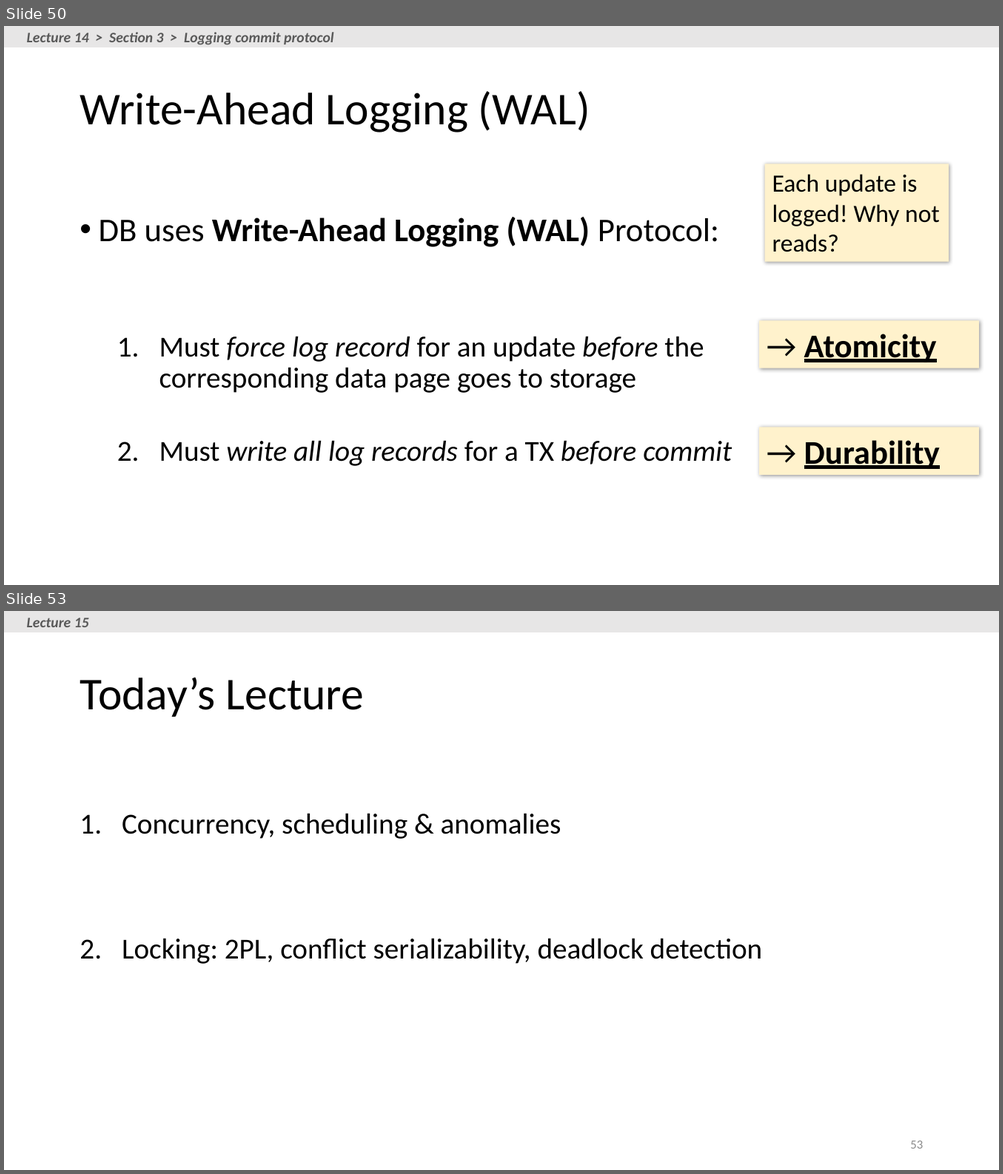
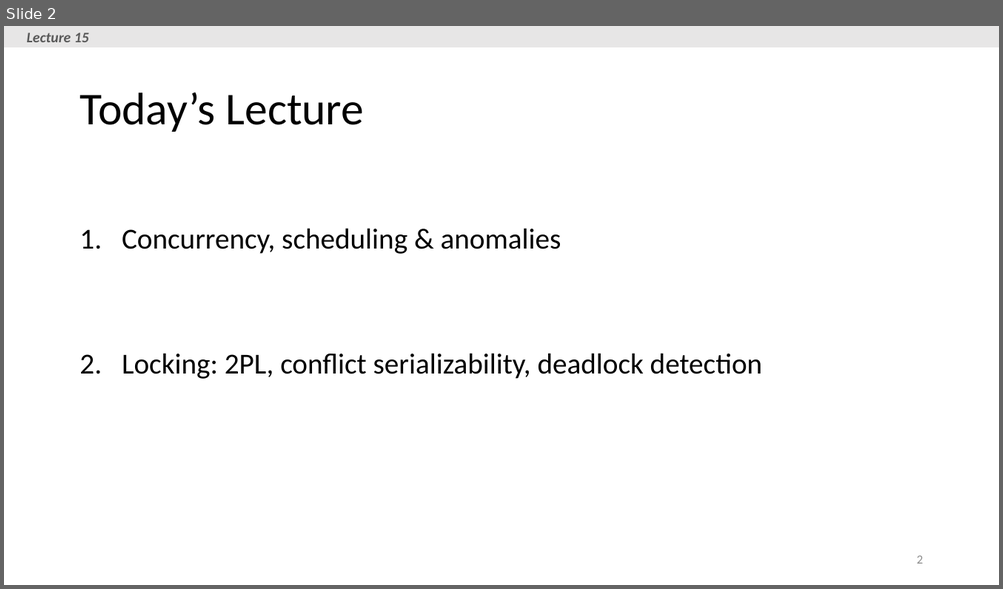
Before and after one commit to yazduni-cs/database-fall2018, a slide deck: lectures/lecture14-15/Lecture_15_TXNs2.pptx. Shown one above the other, each under a label of ours: slides 50 and 53 before the commit, slide 2 after it; the slides between them are not shown. The pictures are 1003x1174 and 1003x589 pixels, drawn with LibreOffice and Linux fonts; fonts in the diff are those of the drawing. Boxes give left, top, right and bottom in pixels: in the first picture for what was removed or moved away, otherwise in the second. Text is boxed around its words. In the diff, an @@ line names an element or a change of style, - is before the commit and + after.

```diff
--- a/lectures/lecture14-15/Lecture_15_TXNs2.pptx
+++ b/lectures/lecture14-15/Lecture_15_TXNs2.pptx
@@ slide 50 removed at [4, 26, 999, 585], background #FFFFFF @@
@@ rectangle removed at [4, 26, 999, 47] @@
@@ text removed at [27, 32, 334, 45] @@
-Lecture 14 > Section 3 > Logging commit protocol
@@ title removed at [79, 91, 590, 133] @@
-Write-Ahead Logging (WAL)
@@ rectangle removed at [764, 164, 948, 262] @@
-Each update is logged! Why not reads?
@@ text removed at [99, 217, 731, 466] @@
-• DB uses Write-Ahead Logging (WAL) Protocol:
-  1. Must force log record for an update before the corresponding data page goes to storage
-  2. Must write all log records for a TX before commit
@@ rectangle removed at [759, 321, 979, 369] @@
-→ Atomicity
@@ rectangle removed at [759, 427, 979, 475] @@
-→ Durability
@@ what was slide 53 is now slide 2 @@
@@ page number at [916, 556, 922, 564]: text changed @@
-53
+2
```
Also in this commit, not shown: 1 slide changed, 50 other slides removed.
